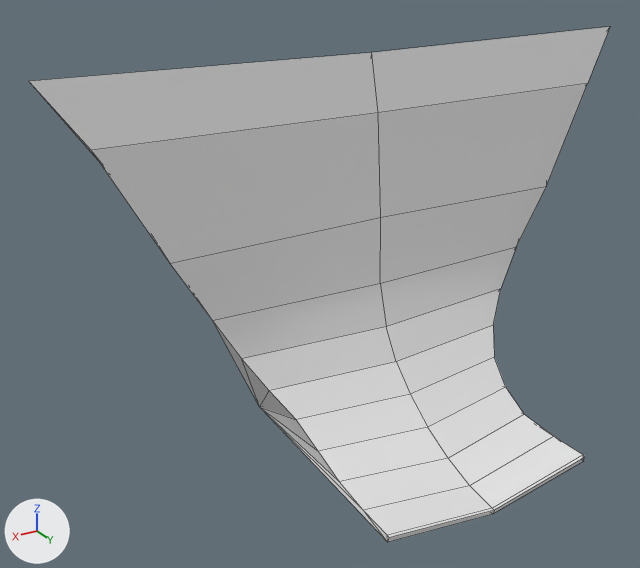
The FBX model Assets/---3D Assets/Environment/Wave.fbx as it was, and as the next commit left it.
Rendered twice from a 50 mm lens placed at (4.9, 6.82, 4.32), pointed at (0.86, 0.09, 0.96). The axes (+X, +Y, +Z) are drawn at lower left. The lights are the same throughout. Mesh edges are drawn as thin lines.

The first picture shows 'Wave'.
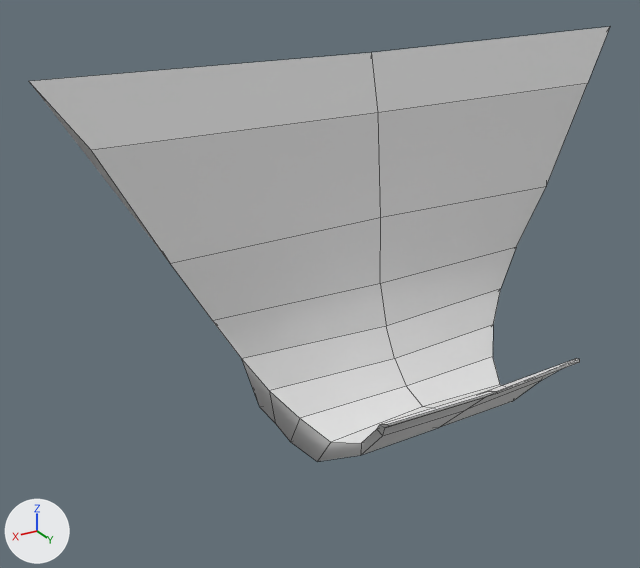
Commit message: wave remesh

What differs and where, as boxes [x1, y1, x2, y2] in the pictures (640 x 568 px; the box of a moved part takes in the faces that stretch with it):
'Wave', reshaped (16% shorter): before [29, 27, 610, 542]; after [29, 27, 610, 461]
part 1 of me_cube_005, moved or reshaped: before [32, 85, 585, 542]; after [30, 83, 580, 461]

The edits, one by one:
me_cube_005 is used by ob_wave; location (0.0, 0.0, 0.0).
me_cube_005 had 48 vertices, 58 faces and spanned x -3.24..3.24, y -0.68..1.82, z -0.95..3.04.
me_cube_005 now has 66 vertices, 64 faces and spans x -3.24..3.24, y -0.68..1.63, z -0.82..3.04.
Part 1, on me_cube_005:
2 vertices are removed from x -1.19..1.19, y 1.78, z -0.79.
34 faces are deleted.
20 vertices move from x -1.26..1.26, y 0.2..1.82, z -0.95..-0.08 to x -1.16..1.16, y -0.34..1.63, z -0.73..0.29.
20 vertices are added at x -1.23..1.23, y -0.31..1.61, z -0.82..0.26.
40 new faces join them.
